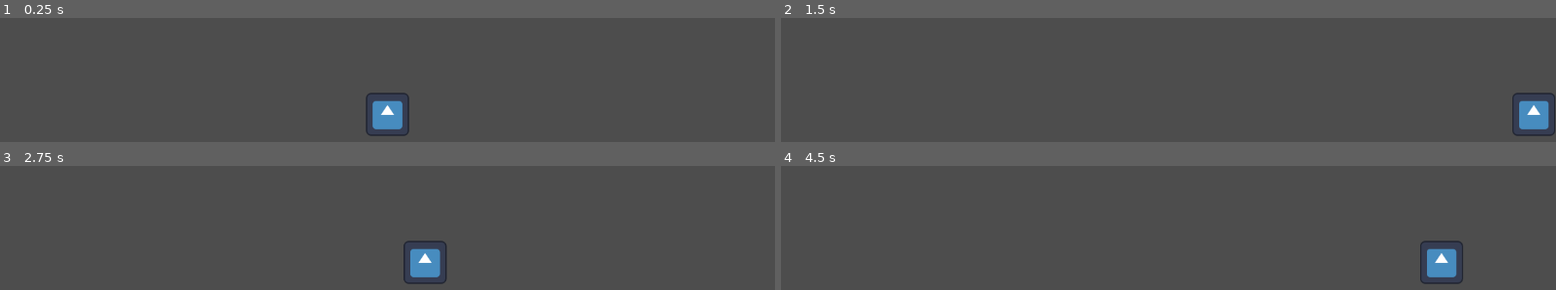
Above: before the commit, frames 1-4 (two rows, left to right).
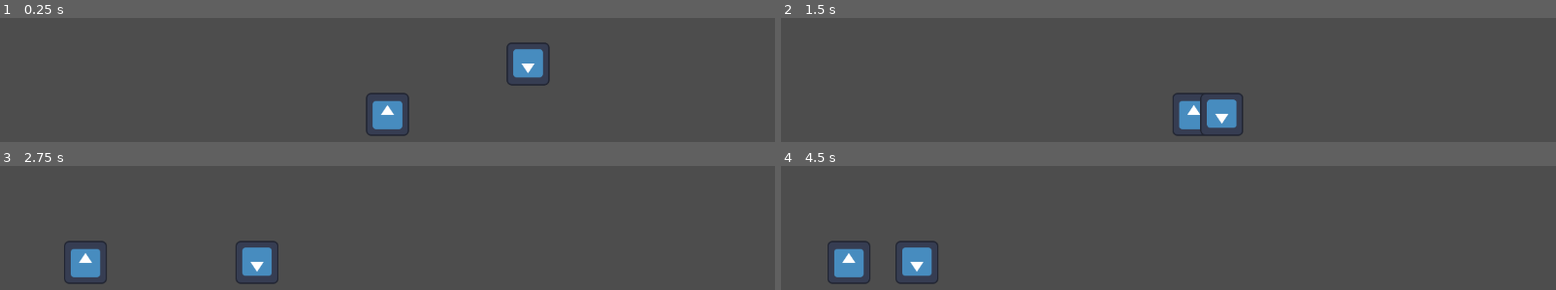
Above: after the commit, the same moments.

Repository: aWildIvysaur/elemental-project
Game: Godot game, scene res://scene/test.tscn
Same seed, same stepped clock (60 frames per second), same inputs: the game is played once before the commit and once after it. The engine's default icon, where the game draws it, is replaced by a stand-in: a white triangle on a blue panel in a dark square.
Inputs:
- Up to frame 1 (0.25 s): no input
- Up to frame 2 (1.5 s): tap Enter (ui_accept) at 0.5, 0.6, 0.77, 1.07, 1.35 s; hold Right (right) from 0.53 s (still down)
- Up to frame 3 (2.75 s): tap Enter (ui_accept) at 1.52, 1.82, 2.1 s; release Right (right) at 2.03 s; hold Left (left) from 2.03 s (still down)
- Up to frame 4 (4.5 s): release Left (left) at 2.78 s; hold Right (right) 2.78-4.28 s; tap Enter (ui_accept) at 2.85, 3.02, 3.32, 3.6, 3.77, 4.07, 4.25, 4.35 s; hold Left (left) from 4.28 s (still down)

The runs differ from the first frame. In frame 1, 1.2% of the frame differs, in the area x 65-71%, y 19-55%; in frame 2, 3.2%; in frame 3, 3.6%, in the area x 8-58%, y 60-96%; in frame 4, 3.5%.

Commit message:
feat(enemy): simple movement

Diff:
--- a/scene/CharacterBody2D.gd
+++ /dev/null
@@ -1,28 +0,0 @@
-extends CharacterBody2D
-
-
-const SPEED = 300.0
-const JUMP_VELOCITY = -400.0
-
-# Get the gravity from the project settings to be synced with RigidBody nodes.
-var gravity = ProjectSettings.get_setting("physics/2d/default_gravity")
-
-
-func _physics_process(delta):
-	# Add the gravity.
-	if not is_on_floor():
-		velocity.y += gravity * delta
-
-	# Handle jump.
-	if Input.is_action_just_pressed("ui_accept") and is_on_floor():
-		velocity.y = JUMP_VELOCITY
-
-	# Get the input direction and handle the movement/deceleration.
-	# As good practice, you should replace UI actions with custom gameplay actions.
-	var direction = Input.get_axis("ui_left", "ui_right")
-	if direction:
-		velocity.x = direction * SPEED
-	else:
-		velocity.x = move_toward(velocity.x, 0, SPEED)
-
-	move_and_slide()
--- /dev/null
+++ b/scene/enemy.tscn
@@ -0,0 +1,21 @@
+[gd_scene load_steps=5 format=3 uid="uid://mgpyxjbq1rtl"]
+
+[ext_resource type="Script" path="res://script/enemy.gd" id="1_b4ynx"]
+[ext_resource type="Texture2D" uid="uid://b5cvid62s76bv" path="res://icon.svg" id="1_o1wvn"]
+[ext_resource type="Script" path="res://script/enemy_health.gd" id="2_jpr86"]
+
+[sub_resource type="RectangleShape2D" id="RectangleShape2D_jy5po"]
+
+[node name="Enemy" type="CharacterBody2D"]
+script = ExtResource("1_b4ynx")
+
+[node name="CollisionShape2D" type="CollisionShape2D" parent="."]
+shape = SubResource("RectangleShape2D_jy5po")
+
+[node name="Sprite2D" type="Sprite2D" parent="."]
+texture = ExtResource("1_o1wvn")
+flip_h = true
+flip_v = true
+
+[node name="Health" type="Node" parent="."]
+script = ExtResource("2_jpr86")
--- a/scene/player.tscn
+++ b/scene/player.tscn
@@ -11,11 +11,9 @@
 script = ExtResource("1_np3po")
 
 [node name="Sprite" type="Sprite2D" parent="."]
-scale = Vector2(0.5, 0.5)
 texture = ExtResource("2_qfl5v")
 
 [node name="Collider" type="CollisionShape2D" parent="."]
-scale = Vector2(0.5, 0.5)
 shape = SubResource("RectangleShape2D_bewko")
 
 [node name="Health" parent="." instance=ExtResource("3_yb8jh")]
--- a/scene/test.tscn
+++ b/scene/test.tscn
@@ -1,6 +1,7 @@
-[gd_scene load_steps=4 format=3 uid="uid://dyk2bhfrudumb"]
+[gd_scene load_steps=5 format=3 uid="uid://dyk2bhfrudumb"]
 
 [ext_resource type="PackedScene" uid="uid://dm8fjdtkhilbu" path="res://scene/player.tscn" id="1_4e1uf"]
+[ext_resource type="PackedScene" uid="uid://mgpyxjbq1rtl" path="res://scene/enemy.tscn" id="2_nq154"]
 
 [sub_resource type="RectangleShape2D" id="RectangleShape2D_aicg0"]
 size = Vector2(42, 726)
@@ -11,6 +12,8 @@
 [node name="Node2D" type="Node2D"]
 
 [node name="Player" parent="." instance=ExtResource("1_4e1uf")]
+unique_name_in_owner = true
+scale = Vector2(0.5, 0.5)
 
 [node name="Camera2D" type="Camera2D" parent="."]
 
@@ -31,3 +34,7 @@
 [node name="top" type="CollisionShape2D" parent="Walls"]
 position = Vector2(0, -333)
 shape = SubResource("RectangleShape2D_1nr3l")
+
+[node name="Enemy" parent="." instance=ExtResource("2_nq154")]
+position = Vector2(303, -109)
+scale = Vector2(0.5, 0.5)
--- /dev/null
+++ b/script/enemy.gd
@@ -0,0 +1,9 @@
+extends CharacterBody2D
+class_name Enemy
+
+@export var SPEED: float = 400
+
+func _physics_process(_delta: float):
+	var dir = (%Player.global_position - global_position).normalized()
+	velocity = dir * SPEED
+	move_and_slide()
--- /dev/null
+++ b/script/enemy_health.gd
@@ -0,0 +1,7 @@
+extends Node
+class_name EnemyHealth
+
+var health: int = 100
+
+func damage(amount: int):
+	health -= amount
